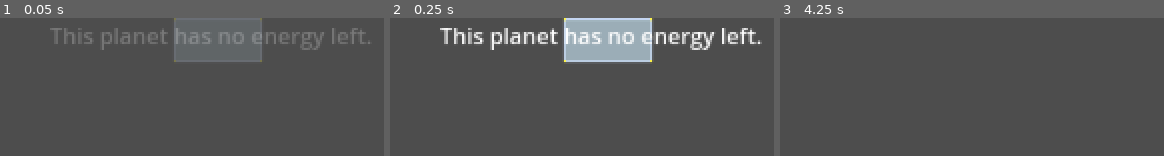
Above: before the commit, frames 1-3 (left to right).
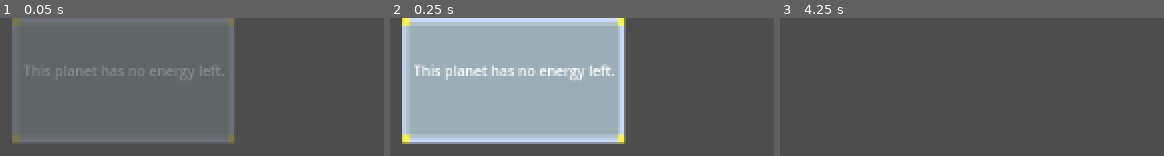
Above: after the commit, the same moments.

Repository: icysamon/LightYearsTraveler
Game: Godot game, scene res://scene/child/tip.tscn
The game is run twice, just before and just after one commit, with the same random seed, the same clock (stepped at 60 frames per second) and the same inputs. This scene is started directly instead of the project's main scene.
Inputs (mouse positions are in pixels of both pictures, inside the frame that each line leads up to):
- Up to frame 1 (0.05 s): no input
- Up to frame 2 (0.25 s): no input
- Up to frame 3 (4.25 s): tap Enter at 0.5, 2, 3.5 s; move the mouse to (outside the picture) at 0.52 s; press the mouse at (outside the picture) at 0.53 s; tap Space at 1.25, 2.75 s; move the mouse to (outside the picture) at 1.27 s; release the mouse at (outside the picture) at 1.28 s; click (outside the picture) at 1.35 s; move the mouse to (outside the picture) at 2.02 s; press the mouse at (outside the picture) at 2.03 s; move the mouse to (outside the picture) at 2.77 s; release the mouse at (outside the picture) at 2.78 s; click (outside the picture) at 2.85 s; move the mouse to (outside the picture) at 3.52 s; press the mouse at (outside the picture) at 3.53 s

The runs differ from the first frame. In frame 1, 48% of the frame differs, in the area x 3-97%, y 0-90%; in frame 2, 53%, in the area x 3-97%, y 0-92%; in frame 3, nothing differs.

Commit message:
fix: tip position

Diff:
--- a/scene/child/tip.tscn
+++ b/scene/child/tip.tscn
@@ -1,7 +1,10 @@
-[gd_scene load_steps=3 format=3 uid="uid://kn2o8fu08sy5"]
+[gd_scene load_steps=4 format=3 uid="uid://kn2o8fu08sy5"]
 
 [ext_resource type="Texture2D" uid="uid://da7h37vhvnpn5" path="res://assets/tip/tip.png" id="1_n1gxc"]
 [ext_resource type="Script" path="res://scripts/tip.gd" id="2_qmeje"]
+
+[sub_resource type="LabelSettings" id="LabelSettings_kolpx"]
+font_size = 10
 
 [node name="Tip" type="Control"]
 layout_mode = 3
@@ -19,19 +22,27 @@
 anchors_preset = 5
 anchor_left = 0.5
 anchor_right = 0.5
-offset_left = -32.0
-offset_right = 32.0
-offset_bottom = 32.0
+offset_left = -148.5
+offset_right = 11.5
+offset_bottom = 90.0
 grow_horizontal = 2
 texture = ExtResource("1_n1gxc")
 
 [node name="Label" type="Label" parent="TextureRect"]
-layout_mode = 0
-offset_left = -89.0
-offset_top = 1.0
-offset_right = 144.0
-offset_bottom = 73.0
+layout_mode = 1
+anchors_preset = 8
+anchor_left = 0.5
+anchor_top = 0.5
+anchor_right = 0.5
+anchor_bottom = 0.5
+offset_left = -72.0
+offset_top = -14.0
+offset_right = 75.0
+offset_bottom = 17.0
+grow_horizontal = 2
+grow_vertical = 2
 text = "This planet has no energy left."
+label_settings = SubResource("LabelSettings_kolpx")
 
 [node name="Timer" type="Timer" parent="."]
 wait_time = 4.0
--- a/scripts/planet.gd
+++ b/scripts/planet.gd
@@ -111,5 +111,5 @@
 				pass
 	elif get_player and planet_energy <= 0:
 		var tip = TIP.instantiate()
-		get_tree().root.get_node("Node2D/Player/Camera2D/UI").add_child(tip)
+		get_tree().root.get_node("Node2D/Player/Camera2D").add_child(tip)
 	pass # Replace with function body.
--- a/scripts/tip.gd
+++ b/scripts/tip.gd
@@ -1,8 +1,6 @@
 extends Control
 
-
 const TWEEN_SCALE_TIME = 0.2
-
 
 func _ready():
 	if modulate.a != 0:
